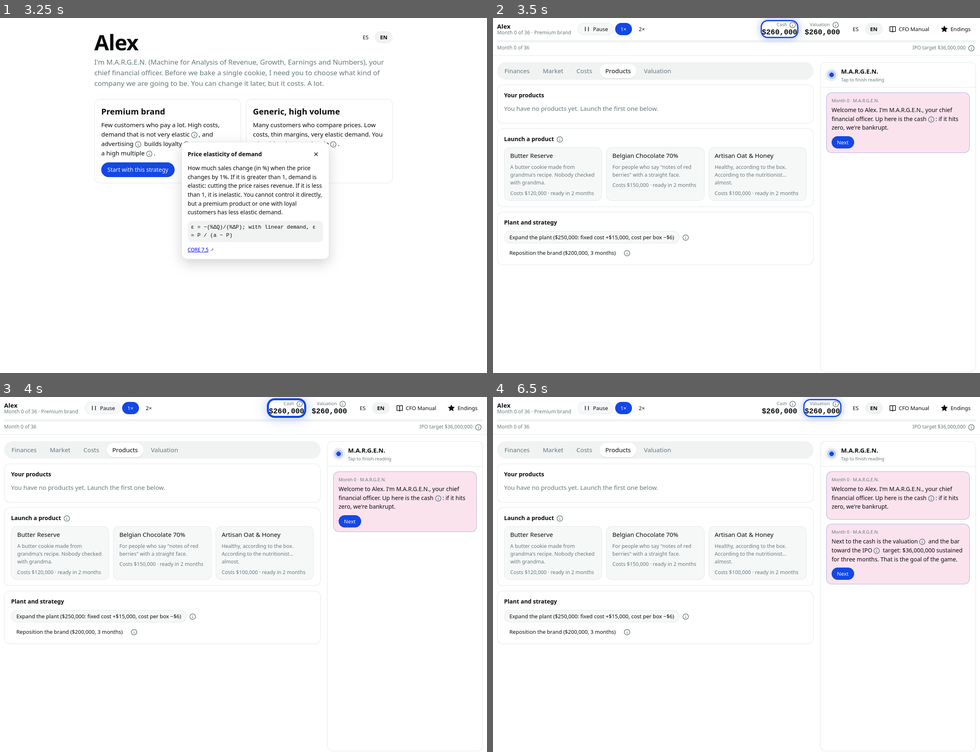
Above: before the commit, frames 1-4 (two rows, left to right).
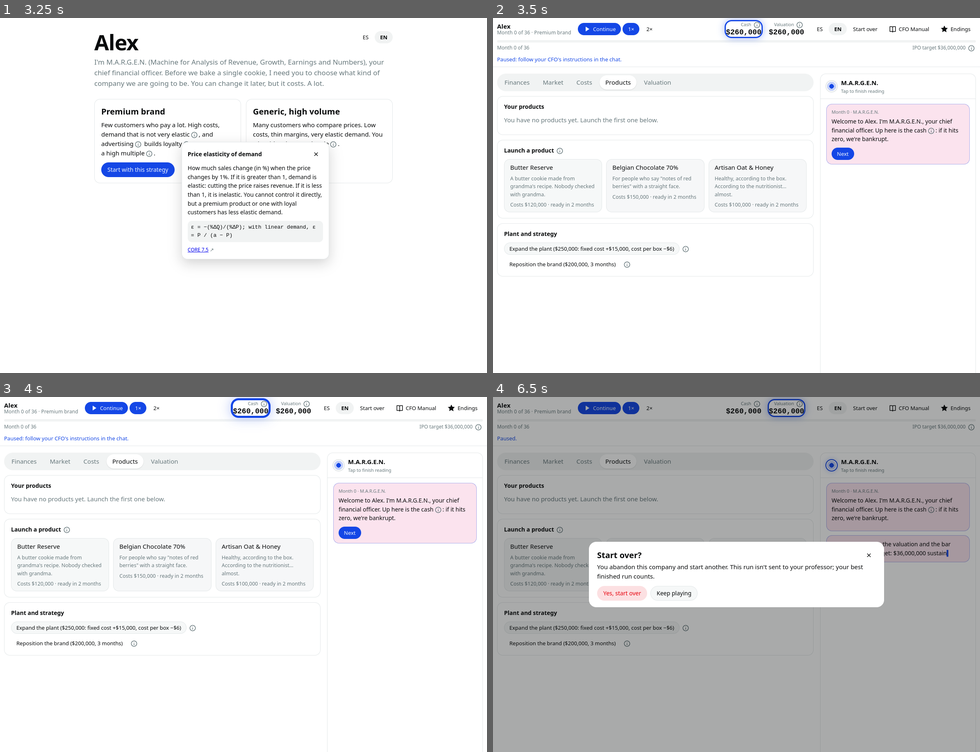
Above: after the commit, the same moments.

Repository: marionomics/econ-business-game
Game: browser game, page index.html
Same seed, same stepped clock (60 frames per second), same inputs: the game is played once before the commit and once after it.
Inputs (mouse positions are in pixels of both pictures, inside the frame that each line leads up to):
- Up to frame 1 (3.25 s): click (243, 96) at 0.27 s; type "Alex" at 0.27 s; click (243, 128) at 0.52 s; type "Alex" at 0.52 s; click (243, 156) at 0.77 s; type "Alex" at 0.77 s; click (243, 206) at 1.07 s; tap C at 1.17 s; tap R at 1.37 s; tap A at 1.57 s; click (185, 145) at 1.67 s; click (243, 188) at 1.77 s; type "Alex" at 1.77 s; tap N at 1.77 s; tap E at 1.97 s; click (243, 96) at 2.02 s; type "8" at 2.02 s; tap Enter at 2.05, 2.17 s; press the mouse at (194, 135) at 2.27 s; tap M at 2.37 s; release the mouse at (194, 131) at 2.4 s; tap O at 2.57 s; tap I at 2.77 s; click (194, 135) at 2.87 s; tap S at 2.97 s; tap T at 3.17 s
- Up to frame 2 (3.5 s): click "Start with this strategy" at 3.27 s; tap Enter at 3.37 s; click (585, 32) at 3.47 s
- Up to frame 3 (4 s): tap B at 3.57 s; tap U at 3.77 s; tap I at 3.97 s
- Up to frame 4 (6.5 s): press the mouse at (585, 407) at 4.07 s; tap one key every 0.2 s from 4.17 s: L D Enter G R A P H Enter F L O; release the mouse at (585, 411) at 4.2 s; click "Next" at 4.52 s; click (590, 407) at 4.67 s; click "Pause" (after the commit: "Continue") at 4.77 s; click (585, 407) at 5.27 s; press the mouse at (585, 411) at 5.87 s; release the mouse at (585, 407) at 6 s; click "EN" (after the commit: "Start over") at 6.27 s; click (585, 404) at 6.47 s

Frame 1 is identical in both runs. In frame 2, 8.3% of the frame differs, in the area x 0-100%, y 0-100%; in frame 3, 8.3%; in frame 4, 91%.

Commit message:
fix: restart button, old saves load, tutorial review findings
- 'Empezar de nuevo / Start over' button with confirmation (abandoned runs are not sent)
- saves from the previous version are upgraded instead of crashing every tick (C1)
- tutorial: expand/reposition blocked before the first launch, and the launch step never freezes time when no launch is possible (C2)
- already at the optimum when asked → win message, not 'profit did not rise' (I1)
- highlights switch tabs only when they change: students can browse other tabs (I2)
- if the tutorial question cannot be asked, go straight to the fix (I3)
- a product nobody buys ends the tutorial with a hint instead of blocking launches forever (M1)
- Continue does nothing while the tutorial waits; reload shows the tutorial pause label (M3)
- English: let's

Co-Authored-By: Claude Opus 5.5 <noreply@anthropic.com>
Claude-Session: https://claude.ai/code/session_0186Vbd1wRBqMGj1yCiT1bTD

Diff:
--- a/js/content/copy.en.js
+++ b/js/content/copy.en.js
@@ -53,6 +53,14 @@
   'ui.end.new': 'Start another company', 'ui.sent': 'Result sent to your professor.', 'ui.sending': 'Sending result…',
   'ui.queued': 'Saved on this device; it will be sent the next time you open the game online.',
   'ui.gallery.intro': "You've discovered {n} of {total} endings. Every different strategy ends differently.", 'ui.locked': '???',
+  'act.tutorialFirstLaunch': "Let's launch the first cookie first. Expanding the plant or repositioning the brand now would eat the cash we need for the launch.",
+  'tut.winAlready': "You were already at the optimal price ({$optimal}): that's why this month made {$profit}. First win, and without me telling you. From here on you're driving; I'll speak up when something matters.",
+  'tut.noSales': "Nobody bought: at {$price} the price is at or above {$a}, where demand drops to zero. Lower the price in Products. From here on you're driving.",
+  'ui.restart': "Start over",
+  'ui.restart.title': "Start over?",
+  'ui.restart.body': "You abandon this company and start another. This run isn't sent to your professor; your best finished run counts.",
+  'ui.restart.confirm': "Yes, start over",
+  'ui.restart.cancel': "Keep playing",
   'ui.end.show': "See ending",
   'ui.end.board': "See the dashboard",
   'ui.grading': "Grading",
@@ -109,11 +117,11 @@
   'tut.develop': "{product} will be in development for {months} months; meanwhile we pay fixed costs without selling, so losing money right now is normal. For time to move, press Continue (at the top). You can pause whenever you want.",
   'tut.diagnose': "First month with sales. We lost {$devLoss} while developing and this month's result was {$profit}; at the right price it would be {$optProfit}. Look at the [[demanda|demand]] and the [[costo_marginal|marginal cost]] in the chart and tell me:",
   'tut.fix': 'The optimal price is {$optimal}. Go to Products, set it as the price and then press Continue to see the month.',
-  'tut.fixAlready': 'Your price is already practically at the optimum ({$optimal}). Press Continue and let us see the month.',
+  'tut.fixAlready': "Your price is already practically at the optimum ({$optimal}). Press Continue and let's see the month.",
   'tut.win': "First win: profit went from {$before} to {$after}. That's [[ingreso_marginal|marginal revenue]] equal to marginal cost doing its job. From here on you're driving; I'll speak up when something matters.",
   'tut.noWin': "Profit didn't rise ({$before} → {$after}). Check that the price is {$optimal} and that demand hasn't changed. From here on you're driving.",
   'ui.tutorial.next': 'Next', 'ui.tutorial.skipFix': 'Continue without fixing', 'ui.tutorial.replay': 'Replay the tutorial in my next run', 'ui.coach.ok': 'Got it',
-  'act.tutorialOneProduct': 'One at a time. Each launch costs cash and takes months to sell: with two in development we can go bankrupt before selling a single box. Let us finish the tutorial first.',
+  'act.tutorialOneProduct': "One at a time. Each launch costs cash and takes months to sell: with two in development we can go bankrupt before selling a single box. Let's finish the tutorial first.",
   'act.noCash.detail': 'It costs {$needed} and we have {$have}.', 'act.noCash.months': "At the current pace we'll have the difference in about {n} months.",
 
   // ---------- Mini-tutorials (once per student) ----------
--- a/js/content/copy.es.js
+++ b/js/content/copy.es.js
@@ -53,6 +53,14 @@
   'ui.end.new': 'Fundar otra empresa', 'ui.sent': 'Resultado enviado al profesor.', 'ui.sending': 'Enviando resultado…',
   'ui.queued': 'Guardado en este dispositivo; se enviará la próxima vez que abras el juego con internet.',
   'ui.gallery.intro': 'Has descubierto {n} de {total} finales. Cada estrategia distinta acaba distinto.', 'ui.locked': '???',
+  'act.tutorialFirstLaunch': "Primero lancemos la primera galleta. Ampliar la planta o reposicionar la marca ahora se comería la caja que necesitamos para lanzar.",
+  'tut.winAlready': "Ya estabas en el precio óptimo ({$optimal}): por eso este mes dio {$profit}. Primer triunfo, y sin que te lo dijera. Desde aquí manejas tú; yo aviso cuando algo importe.",
+  'tut.noSales': "Nadie compró: a {$price} el precio está en o arriba de {$a}, donde la demanda llega a cero. Baja el precio en Productos. Desde aquí manejas tú.",
+  'ui.restart': "Empezar de nuevo",
+  'ui.restart.title': "¿Empezar de nuevo?",
+  'ui.restart.body': "Abandonas esta empresa y fundas otra. Esta partida no se envía al profesor; cuenta tu mejor partida terminada.",
+  'ui.restart.confirm': "Sí, empezar de nuevo",
+  'ui.restart.cancel': "Seguir jugando",
   'ui.end.show': "Ver final",
   'ui.end.board': "Ver el tablero",
   'ui.grading': "Calificación",
--- a/js/main.js
+++ b/js/main.js
@@ -1,10 +1,11 @@
 // Wiring: identity → strategy → live run (clock + dashboard + CFO chat) → ending → results.
-import { createRun, act, step, answer, ackEvents, pauseReasons } from './sim/run.js';
-import { tutorialNext, tutorialSkipFix, tutorialHighlight } from './sim/tutorial.js';
+import { createRun, act, step, answer, ackEvents, pauseReasons, upgradeRun } from './sim/run.js';
+import { tutorialNext, tutorialSkipFix, tutorialHighlight, tutorialPaused } from './sim/tutorial.js';
 import { coachHighlight } from './sim/coach.js';
 import { describeMessage, describeQuestion, describeFeedback, fmt, CFO_NAME } from './content/copy.js';
 import { renderTopbar, renderDashboard, messageChart } from './ui/dashboard.js';
 import { welcomeScreen, lineScreen, endingDialog, galleryDialog, manualDialog } from './ui/screens.js';
+import { dialog } from './ui/components.js';
 import { popover, richText, button } from './ui/components.js';
 import { esc, icon } from './ui/dom.js';
 import { createClock } from './ui/clock.js';
@@ -102,12 +103,16 @@
 // ---------- Highlights ----------
 const TAB_OF = (target) => (target.startsWith('tab:') ? target.slice(4)
   : /^(price|ad|versions):|^launch$|^expand$/.test(target) ? 'productos' : target === 'demand-chart' ? 'mercado' : null);
+let lastHighlight = '';
 function applyHighlight(extra = null) {
   document.querySelectorAll('.spotlight').forEach((el) => el.classList.remove('spotlight'));
   if (!run || view !== 'game') return;
-  for (const target of [tutorialHighlight(run), coachHighlight(run), extra].filter(Boolean)) {
+  const targets = [tutorialHighlight(run), coachHighlight(run), extra].filter(Boolean);
+  const key = targets.join('|'), changed = key !== lastHighlight; lastHighlight = key;
+  for (const target of targets) {
     const tab = TAB_OF(target);
-    if (tab && ui.tab !== tab) { ui.tab = tab; renderDash(true, false); }
+    // Switch tabs only when the highlight changes, so the student can still browse other tabs.
+    if (tab && ui.tab !== tab && (changed || target === extra)) { ui.tab = tab; renderDash(true, false); }
     const el = document.querySelector(`[data-tour="${CSS.escape(target)}"]`);
     if (el) { el.classList.add('spotlight'); if (target === extra) el.scrollIntoView({ block: 'center', behavior: 'smooth' }); }
   }
@@ -140,7 +145,7 @@
   afterChange();
 }
 function play() {
-  if (run.pending !== null || run.state.ended) return;
+  if (run.pending !== null || run.state.ended || pauseReasons(run).includes('tutorial')) return;
   run = ackEvents(run); save(); clock.resume(); renderTop();
 }
 function doAct(action) { run = act(run, action); afterChange(); }
@@ -161,6 +166,12 @@
 }
 const classifyEndingSafe = () => classifyEnding(run.state);
 
+// Abandon the current run (not sent) and go back to the strategy screen.
+function restart() {
+  clock.pause('user'); store.clearCurrentRun(); run = null; endingShown = false; sendStatus = null; lastHighlight = '';
+  showLine();
+}
+
 function newRun(line) {
   const id = store.getIdentity();
   const tutorial = !store.getTutorialDone() || store.getReplayTutorial(); store.setReplayTutorial(false);
@@ -195,6 +206,11 @@
   if (t.matches('[data-close-popover]')) return closePopover();
   if (t.matches('[data-close-dialog]')) { document.getElementById('overlay').innerHTML = ''; return; }
   if (t.dataset.dialog) { document.getElementById('overlay').innerHTML = t.dataset.dialog === 'manual' ? manualDialog() : galleryDialog(store.getGallery()); return; }
+  if (t.matches('[data-restart]')) { clock.pause('user'); renderTop();
+    document.getElementById('overlay').innerHTML = dialog({ title: fmt('ui.restart.title'), body: `<p>${esc(fmt('ui.restart.body'))}</p>`,
+      actions: `<div style="display:flex; gap:8px; flex-wrap:wrap; margin-top:12px">${button({ label: fmt('ui.restart.confirm'), variant: 'destructive', attrs: 'data-restart-confirm' })}${button({ label: fmt('ui.restart.cancel'), variant: 'outline', attrs: 'data-close-dialog' })}</div>` });
+    return; }
+  if (t.matches('[data-restart-confirm]')) { restart(); return; }
   if (t.matches('[data-newrun]')) { showLine(); return; }
   if (t.matches('[data-show-ending]')) { document.getElementById('overlay').innerHTML = endingDialog(run, store.getGallery(), sendStatus); return; }
   if (t.dataset.lang) { switchLocale(t.dataset.lang); return; }
@@ -258,7 +274,8 @@
 // ---------- Start ----------
 applyLocale(store.getLocaleStore() ?? detectLocale(navigator.language));
 flushQueue(APPS_SCRIPT_URL).catch(() => {});
-run = store.loadCurrentRun();
-if (run && run.state && !run.state.ended) { clock.pause('resume'); showGame(); }
+run = upgradeRun(store.loadCurrentRun()); // saves from earlier versions are upgraded; unreadable ones are dropped
+if (!run) store.clearCurrentRun();
+if (run && !run.state.ended) { try { clock.pause(tutorialPaused(run) ? 'tutorial' : 'resume'); showGame(); } catch { store.clearCurrentRun(); run = null; showLine(); } }
 else if (store.getIdentity()) { run = null; showLine(); }
 else showWelcome();
--- a/js/sim/run.js
+++ b/js/sim/run.js
@@ -10,7 +10,7 @@
 import { say } from './inbox.js';
 import { diagnose, crisisNav, rejectionVars } from './diagnose.js';
 import { initCoach, coachAfterAct, coachAfterStep } from './coach.js';
-import { initTutorial, tutorialPaused, tutorialBlocksAction, tutorialAfterAct, tutorialAfterStep, tutorialAfterAnswer } from './tutorial.js';
+import { initTutorial, tutorialPaused, tutorialBlocksAction, tutorialAfterAct, tutorialAfterStep, tutorialAfterAnswer, tutorialQuestionUnavailable } from './tutorial.js';
 
 export const MAX_QUESTIONS = 9;
 export const MIN_QUESTIONS = 6;
@@ -30,12 +30,13 @@
 const shownCount = (run) => run.questions.length;
 
 function trigger(run, key, ctx = {}, once = key) {
-  if (run.state.ended || run.fired[once] || shownCount(run) + run.queue.length >= MAX_QUESTIONS) return;
+  if (run.state.ended || run.fired[once] || shownCount(run) + run.queue.length >= MAX_QUESTIONS) return false;
   const q = buildFor(key, run, createRng(deriveSeed(run.seed, `q:${once}:${run.state.month}`)), ctx);
-  if (!q) return;
+  if (!q) return false;
   run.fired[once] = true;
   run.queue.push({ ...q, month: run.state.month });
   nextQuestion(run);
+  return true;
 }
 function nextQuestion(run) {
   if (run.pending !== null || !run.queue.length) return;
@@ -92,7 +93,7 @@
     else if (s.month - run.lastQuip >= 4 && createRng(deriveSeed(run.seed, `quip:${s.month}`)).next() < 0.5) { run.lastQuip = s.month; say(run, 'quip', { n: createRng(deriveSeed(run.seed, `qn:${s.month}`)).int(0, 99) }); }
   }
   const ask = tutorialAfterStep(run);
-  if (ask) trigger(run, ask.key, ask.ctx, ask.once);
+  if (ask && !trigger(run, ask.key, ask.ctx, ask.once)) tutorialQuestionUnavailable(run);
   coachAfterStep(run, events);
   compactLog(run);
   finishIfEnded(run);
@@ -134,3 +135,13 @@
 function compactLog(run) {
   while (JSON.stringify(run.log).length > LOG_CAP && run.log.months.length > 1) run.log.months.shift();
 }
+
+// Saves from earlier versions lack newer fields; fill them so an old run keeps playing. Returns null for garbage.
+export function upgradeRun(saved) {
+  if (!saved || typeof saved !== 'object' || !saved.state || !saved.world || !Array.isArray(saved.inbox)) return null;
+  const run = structuredClone(saved);
+  run.tutorial ??= null;
+  run.coachSeen ??= []; run.coachQueue ??= []; run.lastCoachMonth ??= -1; run.coachActive ??= null;
+  run.state.investments ??= []; run.state.shocks ??= [];
+  return run;
+}
--- a/js/sim/tutorial.js
+++ b/js/sim/tutorial.js
@@ -2,6 +2,7 @@
 // except the exported actions (tutorialNext, tutorialSkipFix) that clone like the rest of the run API.
 import { say } from './inbox.js';
 import { quantityAtPrice } from './market.js';
+import { launchableTemplates } from './actions.js';
 
 export const TOUR = ['cash', 'valuation', 'clock', 'tabs', 'chat', 'info'];
 const WAITING = new Set(['tour', 'launch', 'diagnose', 'fix']);
@@ -28,10 +29,13 @@
   const run = structuredClone(input); run.tutorial.step = 'verify'; return run;
 }
 
-export const tutorialPaused = (run) => active(run) && WAITING.has(run.tutorial.step);
+// In the launch step, time only waits if a launch is actually possible (otherwise the run would freeze forever).
+const canLaunch = (run) => !run.state.repositioning && launchableTemplates(run.state, run.world).some((t) => run.state.cash >= t.launchCost);
+export const tutorialPaused = (run) => active(run) && WAITING.has(run.tutorial.step) && (run.tutorial.step !== 'launch' || canLaunch(run));
 
 export function tutorialBlocksAction(run, action) {
   if (active(run) && action.type === 'launch' && run.state.products.length >= 1) return 'act.tutorialOneProduct';
+  if (active(run) && ['tour', 'launch'].includes(run.tutorial.step) && ['expand', 'reposition', 'versions'].includes(action.type)) return 'act.tutorialFirstLaunch';
   return null;
 }
 
@@ -56,7 +60,8 @@
   if (!p || !p.active) { t.step = 'done'; return null; }
   if (t.step === 'develop') {
     const row = last?.perProduct.find((x) => x.uid === t.uid);
-    if (!row || row.inDevelopment || row.Q <= 0) return null;
+    if (!row || row.inDevelopment) return null;
+    if (row.Q <= 0) { t.step = 'done'; say(run, 'tutorial', { id: 'tut.noSales', price: p.price, a: row.a, nav: { tab: 'productos', target: `price:${t.uid}` } }); return null; }
     const optimal = Math.round((row.a + row.c) / 2);
     const optContribution = (optimal - row.c) * quantityAtPrice(p, s, run.world, optimal);
     const optProfit = Math.round(last.profit - row.contribution + optContribution);
@@ -74,13 +79,19 @@
   return null;
 }
 
-export function tutorialAfterAnswer(run, q) {
-  if (!active(run) || run.tutorial.step !== 'diagnose' || q.trigger !== 'tutorial') return;
+function afterDiagnose(run) {
   const t = run.tutorial;
-  if (near(product(run).price, t.diagnose.optimal)) { t.step = 'verify'; say(run, 'tutorial', { id: 'tut.fixAlready', optimal: t.diagnose.optimal }); return; }
+  // Already at the optimum: that is the win (comparing next month against a month already at the optimum would say "no rise").
+  if (near(product(run).price, t.diagnose.optimal)) { t.step = 'done'; say(run, 'tutorial', { id: 'tut.winAlready', optimal: t.diagnose.optimal, profit: t.diagnose.profit }); return; }
   t.step = 'fix';
   say(run, 'tutorial', { id: 'tut.fix', optimal: t.diagnose.optimal, nav: { tab: 'productos', target: `price:${t.uid}` } });
 }
+export function tutorialAfterAnswer(run, q) {
+  if (!active(run) || run.tutorial.step !== 'diagnose' || q.trigger !== 'tutorial') return;
+  afterDiagnose(run);
+}
+// The diagnose question could not be created (question cap): skip straight to the fix instead of waiting forever.
+export function tutorialQuestionUnavailable(run) { if (active(run) && run.tutorial.step === 'diagnose') afterDiagnose(run); }
 
 export function tutorialHighlight(run) {
   if (!active(run)) return null;
--- a/js/ui/dashboard.js
+++ b/js/ui/dashboard.js
@@ -36,7 +36,7 @@
     <div class="kpis">
       <div class="kpi" data-tour="cash"><small>${esc(fmt('ui.cash'))} <span data-tour="info">${infoButton('flujo_caja')}</span></small><b class="${s.cash < 0 ? 'neg' : ''}">${esc(money(s.cash))}</b></div>
       <div class="kpi" data-tour="valuation"><small>${esc(fmt('ui.valuation'))} ${infoButton('valuacion')}</small><b>${esc(money(val))}</b></div>
-      <div class="toollinks">${langSwitch()}${button({ label: fmt('ui.manual'), variant: 'ghost', size: 'sm', ico: 'book', attrs: 'data-dialog="manual"' })}
+      <div class="toollinks">${langSwitch()}${s.ended ? '' : button({ label: fmt('ui.restart'), variant: 'ghost', size: 'sm', attrs: 'data-restart' })}${button({ label: fmt('ui.manual'), variant: 'ghost', size: 'sm', ico: 'book', attrs: 'data-dialog="manual"' })}
         ${button({ label: fmt('ui.gallery'), variant: 'ghost', size: 'sm', ico: 'star', attrs: 'data-dialog="gallery"' })}</div>
     </div>
     <div class="progress" role="progressbar" aria-valuenow="${Math.round(progress * 100)}" aria-valuemin="0" aria-valuemax="100" aria-label="${esc(fmt('ui.aria.progress'))}"><i style="width:${(progress * 100).toFixed(1)}%"></i></div>
--- /dev/null
+++ b/tests/tutorial-fixes.test.js
@@ -0,0 +1,40 @@
+import { test } from 'node:test';
+import assert from 'node:assert/strict';
+import { createRun, act, step, answer, ackEvents, pauseReasons } from '../js/sim/run.js';
+import { tutorialNext } from '../js/sim/tutorial.js';
+
+const tut = (seed, line = 'premium') => { let r = createRun({ seed, line, meta: { runId: 't' }, tutorial: true }); return r; };
+const toLaunch = (r) => { while (r.tutorial.step === 'tour') r = tutorialNext(r); return r; };
+const right = (r) => { const b = r.questions[r.pending].built; return b.kind === 'mc' ? b.answer : String(b.answer); };
+
+test('C2: expanding or repositioning before the first launch is blocked during the tutorial', () => {
+  for (const line of ['premium', 'generico']) for (const type of ['expand', 'reposition']) {
+    let r = act(tut(21, line), { type }); assert.equal(r.inbox.at(-1).data.reason, 'act.tutorialFirstLaunch', `${line} ${type} (tour)`);
+    r = act(toLaunch(tut(21, line)), { type }); assert.equal(r.inbox.at(-1).data.reason, 'act.tutorialFirstLaunch', `${line} ${type} (launch)`);
+    assert.equal(r.state.cash, r.world.startCash);
+  }
+});
+test('C2 safety net: if no launch is possible in the launch step, time is not frozen', () => {
+  const r = toLaunch(tut(21)); const broke = { ...r, state: { ...r.state, cash: 5 } };
+  assert.ok(!pauseReasons(broke).includes('tutorial'));
+});
+test('I1: a student already at the optimum when asked gets a win, not "profit did not rise"', () => {
+  let r = act(toLaunch(tut(7)), { type: 'launch', templateId: 'premium_mantequilla' });
+  while (r.tutorial.step === 'develop') r = step(ackEvents(r));
+  r = act(r, { type: 'setPrice', uid: r.tutorial.uid, price: r.tutorial.diagnose.optimal });
+  r = answer(r, right(r));
+  const ids = r.inbox.filter((m) => m.type === 'tutorial').map((m) => m.data.id);
+  assert.ok(ids.includes('tut.winAlready')); assert.ok(!ids.includes('tut.noWin')); assert.equal(r.tutorial.step, 'done');
+});
+test('I3: if the diagnose question cannot be asked, the tutorial goes straight to fix (never frozen)', () => {
+  let r = act(toLaunch(tut(7)), { type: 'launch', templateId: 'premium_mantequilla' });
+  r = { ...r, questions: Array.from({ length: 9 }, (_, i) => ({ id: 'x' + i, answered: true, correct: false, built: {} })) }; // question cap reached
+  while (r.tutorial.step === 'develop') r = step(ackEvents(r));
+  assert.equal(r.tutorial.step, 'fix'); assert.equal(r.pending, null); assert.ok(r.inbox.some((m) => m.data.id === 'tut.fix'));
+});
+test('M1: a product nobody buys (price ≥ choke price) does not keep the tutorial in develop forever', () => {
+  let r = act(toLaunch(tut(11)), { type: 'launch', templateId: 'premium_mantequilla' });
+  r = act(r, { type: 'setPrice', uid: r.tutorial.uid, price: r.state.products[0].a0 * 2 });
+  for (let i = 0; i < 5 && !r.state.ended; i++) r = step(ackEvents(r));
+  assert.notEqual(r.tutorial.step, 'develop'); assert.ok(r.inbox.some((m) => m.data.id === 'tut.noSales'));
+});
--- /dev/null
+++ b/tests/upgrade.test.js
@@ -0,0 +1,25 @@
+import { test } from 'node:test';
+import assert from 'node:assert/strict';
+import { createRun, act, step, upgradeRun } from '../js/sim/run.js';
+
+// A run saved by the previous version (before tutorial/coach/diagnose existed).
+function oldSave() {
+  const run = act(createRun({ seed: 4, line: 'premium', meta: { runId: 'old' } }), { type: 'launch', templateId: 'premium_mantequilla' });
+  const old = JSON.parse(JSON.stringify(run));
+  for (const k of ['tutorial', 'coachSeen', 'coachQueue', 'lastCoachMonth', 'coachActive', 'lastBelowCost']) delete old[k];
+  delete old.state.investments;
+  return old;
+}
+test('an old saved run crashes the new code without an upgrade (the bug)', () => {
+  assert.throws(() => step({ ...oldSave(), pending: null }));
+});
+test('upgradeRun fills the missing fields so an old save keeps playing', () => {
+  let run = upgradeRun({ ...oldSave(), pending: null });
+  for (let i = 0; i < 6; i++) run = step(run);
+  assert.ok(run.state.month >= 1); assert.equal(run.tutorial, null); assert.ok(Array.isArray(run.coachSeen));
+});
+test('upgradeRun leaves a current run unchanged and rejects garbage', () => {
+  const run = createRun({ seed: 1, line: 'generico', meta: { runId: 'x' } });
+  assert.deepEqual(upgradeRun(run), run);
+  assert.equal(upgradeRun(null), null); assert.equal(upgradeRun({ foo: 1 }), null);
+});
